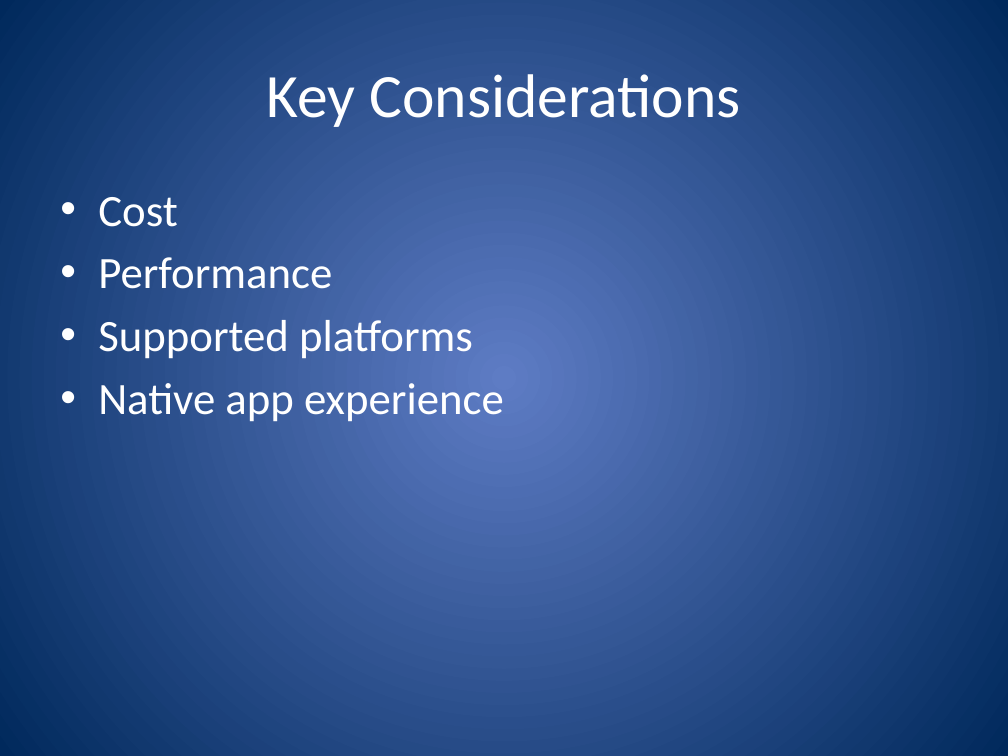
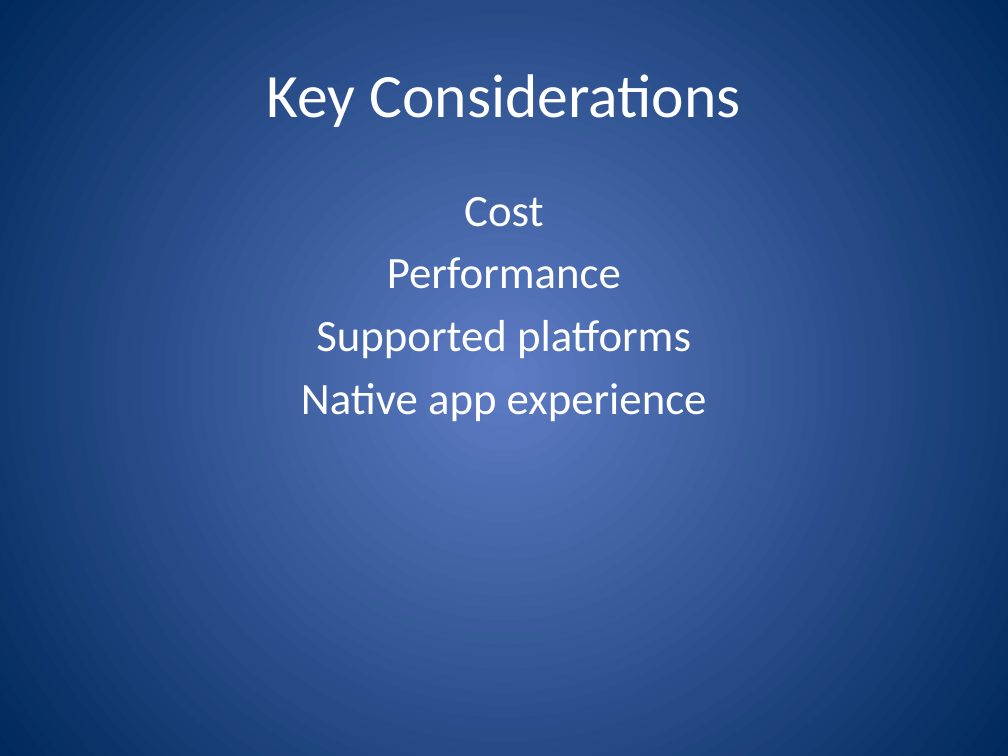
Before and after one commit to jerrelblankenship/Presentations, a slide deck: slide 13 of JointSpeakerTalks/PhoneGapXamarin/M3Conf2013/PhoneGap and Xamarin.pptx. Drawn at 1008x756 pixels with LibreOffice and Linux fonts; fonts in the diff are those of the drawing. Boxes give left, top, right and bottom in pixels: in the first picture for what was removed or moved away, otherwise in the second. Text is boxed around its words. In the diff, an @@ line names an element or a change of style, - is before the commit and + after.

```diff
--- a/JointSpeakerTalks/PhoneGapXamarin/M3Conf2013/PhoneGap and Xamarin.pptx
+++ b/JointSpeakerTalks/PhoneGapXamarin/M3Conf2013/PhoneGap and Xamarin.pptx
@@ text "Cost" at box(301, 197, 707, 421): alignment left to centre; bullet • to none @@
```
Also in this commit, not shown: 5 other slides changed.
